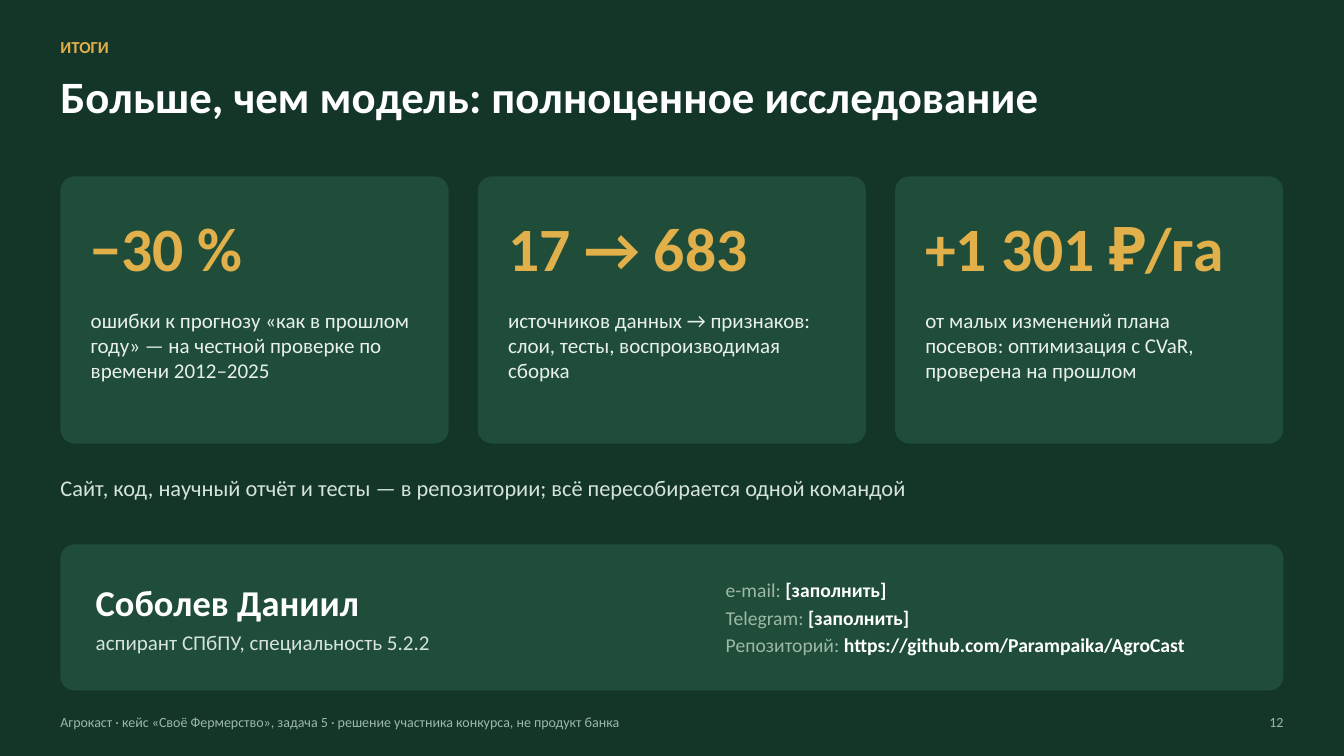
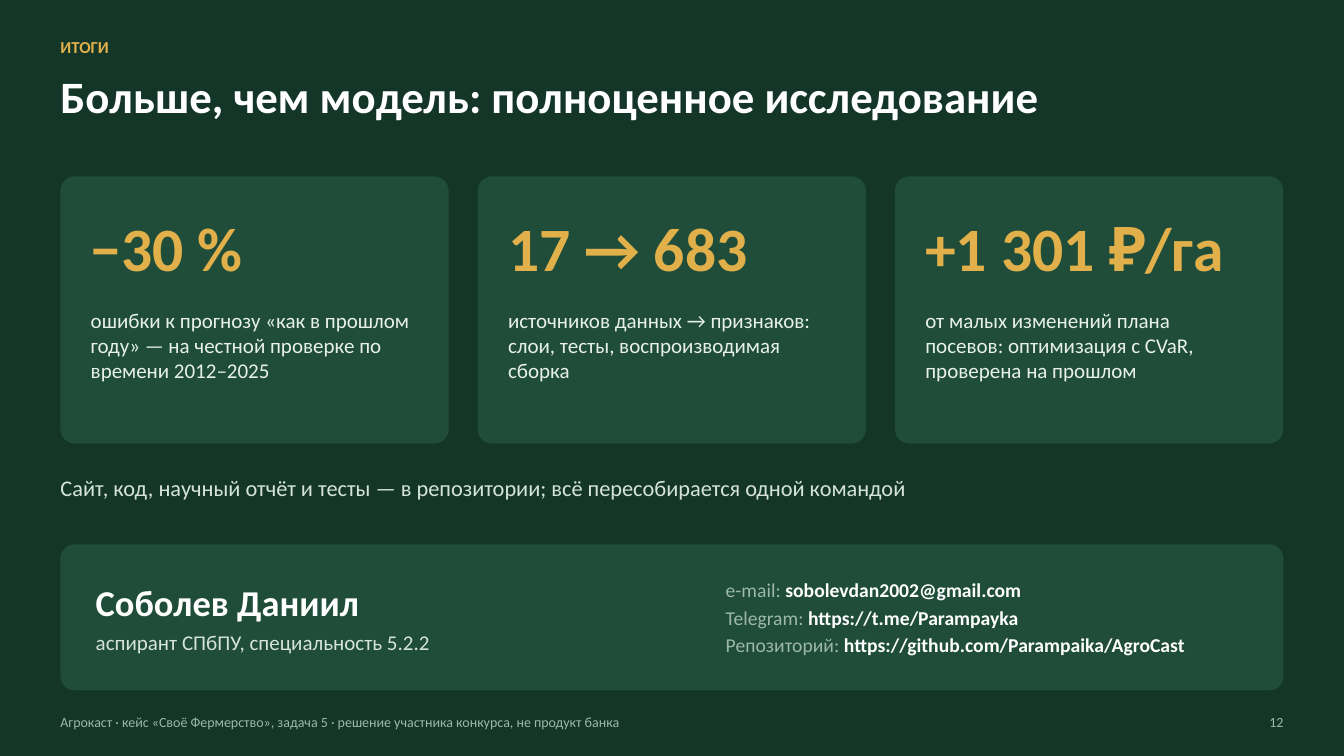
Before and after one commit to Parampaika/AgroCast, a slide deck: slide 12 of deck/out/agrokast_presentation.pptx. Drawn at 1344x756 pixels with LibreOffice and Linux fonts; fonts in the diff are those of the drawing. Boxes give left, top, right and bottom in pixels: in the first picture for what was removed or moved away, otherwise in the second. Text is boxed around its words. In the diff, an @@ line names an element or a change of style, - is before the commit and + after.

Commit message:
Presentation: author contacts

```diff
--- a/deck/out/agrokast_presentation.pptx
+++ b/deck/out/agrokast_presentation.pptx
@@ text at <box>726,583,1021,629</box>: text changed @@
-e-mail: [заполнить]
-Telegram: [заполнить]
+e-mail: sobolevdan2002@gmail.com
+Telegram: https://t.me/Parampayka
```
Also in this commit, not shown: 3 other files.
